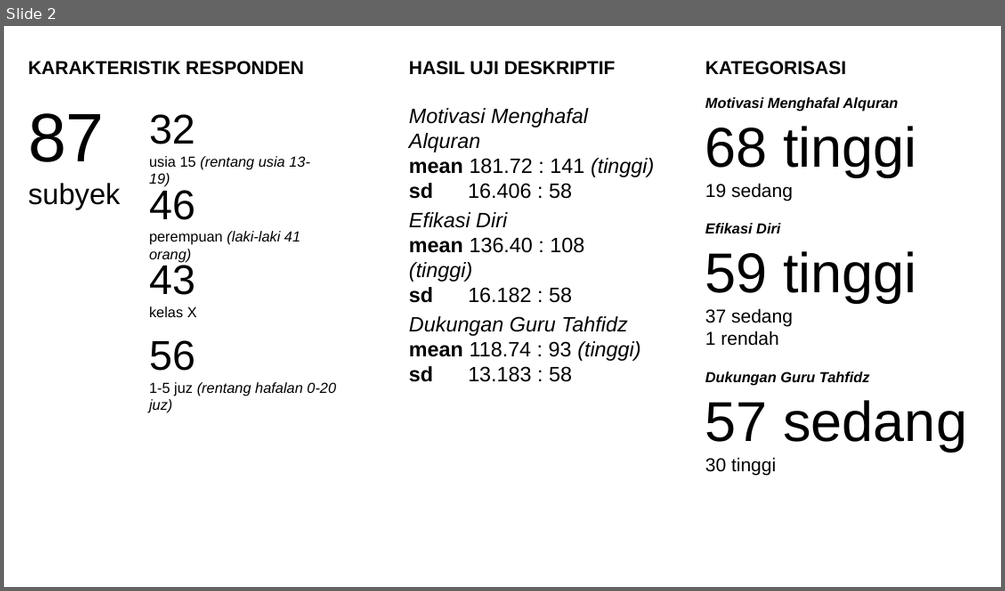
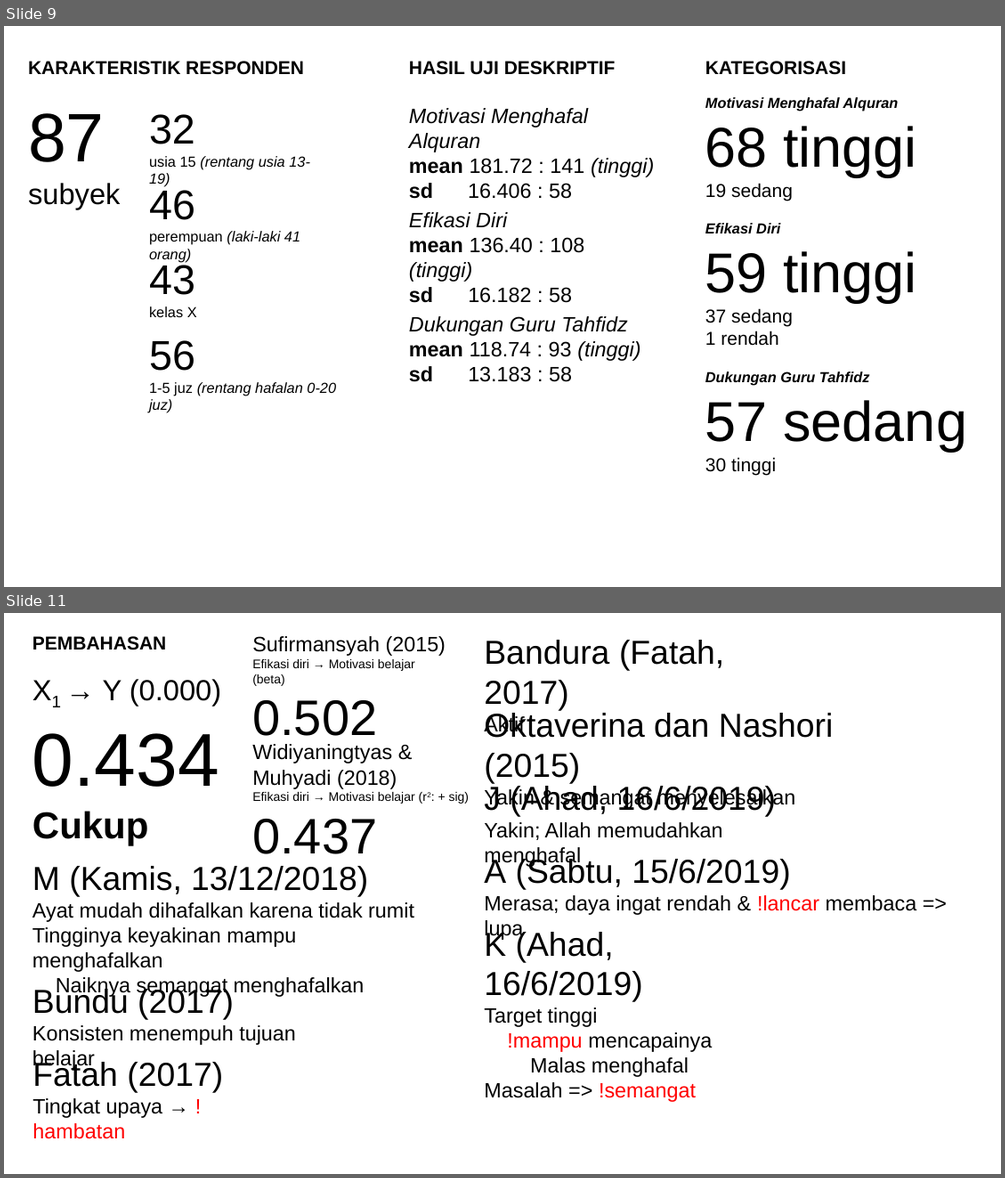
Before and after one commit to mzaini30/skripsi, a slide deck: pendadaran.pptx. Shown one above the other, each under a label of ours: slide 2 before the commit, slides 9 and 11 after it; the slides between them are not shown. The pictures are 1005x591 and 1005x1178 pixels, drawn with LibreOffice and Linux fonts; fonts in the diff are those of the drawing; background and template pictures are left out. Boxes give left, top, right and bottom in pixels: in the first picture for what was removed or moved away, otherwise in the second. Text is boxed around its words. In the diff, an @@ line names an element or a change of style, - is before the commit and + after.

```diff
--- a/pendadaran.pptx
+++ b/pendadaran.pptx
@@ slide 11 added at [4, 613, 1001, 1174], background picture (left out) @@
@@ text added at [32, 636, 166, 650], 18 pt, text #000000, bold @@
+PEMBAHASAN
@@ text added at [252, 636, 445, 736], 12 pt, text #000000 @@
+Sufirmansyah (2015)
+Efikasi diri → Motivasi belajar (beta)
+0.502
@@ text added at [484, 640, 724, 736], 32 pt, text #000000 @@
+Bandura (Fatah, 2017)
+Aktif
@@ text added at [32, 679, 221, 845], 28 pt, text #000000 @@
+X1 → Y (0.000)
+0.434
+Cukup
@@ text added at [484, 713, 833, 809], 20 pt, text #000000 @@
+Oktaverina dan Nashori (2015)
+Yakin & semangat menyelesaikan
@@ text added at [252, 744, 469, 854], 12 pt, text #000000 @@
+Widiyaningtyas &
+Muhyadi (2018)
+Efikasi diri → Motivasi belajar (r2: + sig)
+0.437
@@ text added at [484, 786, 776, 867], 20 pt, text #000000 @@
+J (Ahad, 16/6/2019)
+Yakin; Allah memudahkan menghafal
@@ text added at [32, 866, 414, 997], 20 pt, text #000000 @@
+M (Kamis, 13/12/2018)
+Ayat mudah dihafalkan karena tidak rumit
+Tingginya keyakinan mampu menghafalkan
+Naiknya semangat menghafalkan
@@ text added at [484, 856, 917, 915], 20 pt, text #000000 @@
+A (Sabtu, 15/6/2019)
+Merasa; daya ingat rendah & !lancar membaca => lupa
@@ text added at [484, 929, 712, 1102], 20 pt, text #000000 @@
+K (Ahad, 16/6/2019)
+Target tinggi
+!mampu mencapainya
+Malas menghafal
+Masalah => !semangat
@@ text added at [32, 987, 296, 1070], 20 pt, text #000000 @@
+Bundu (2017)
+Konsisten menempuh tujuan belajar
@@ text added at [32, 1060, 223, 1139], 20 pt, text #000000 @@
+Fatah (2017)
+Tingkat upaya → !hambatan
@@ what was slide 2 is now slide 9 @@
```
Also in this commit, not shown: 2 slides changed, 8 other slides added, 1 slide removed, 2 other files.
